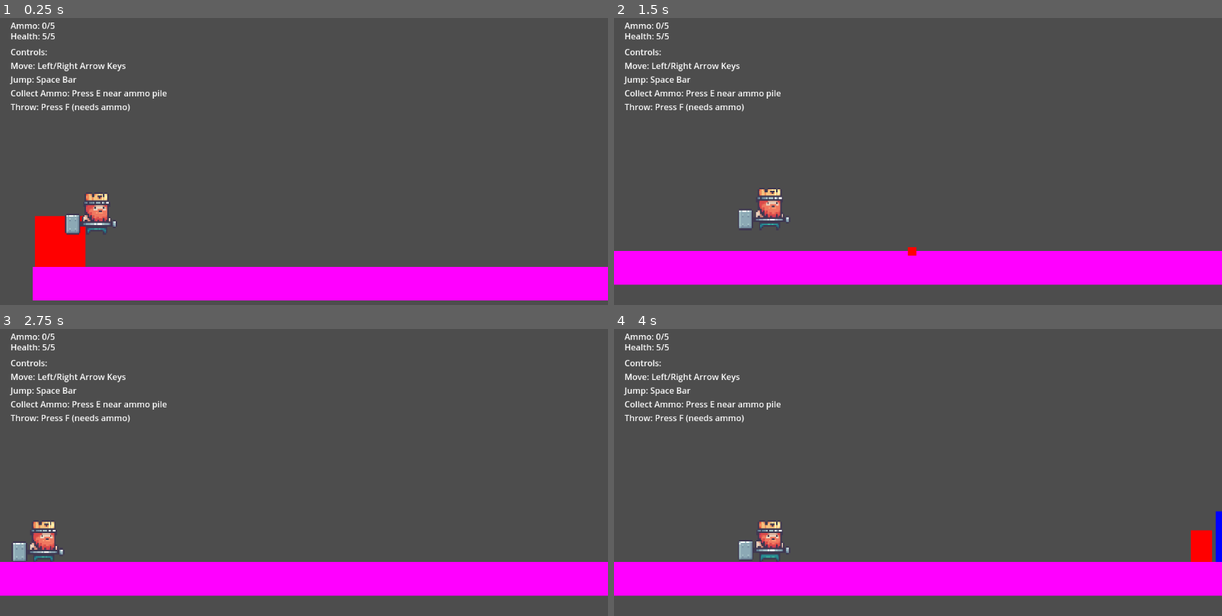
Above: before the commit, frames 1-4 (two rows, left to right).
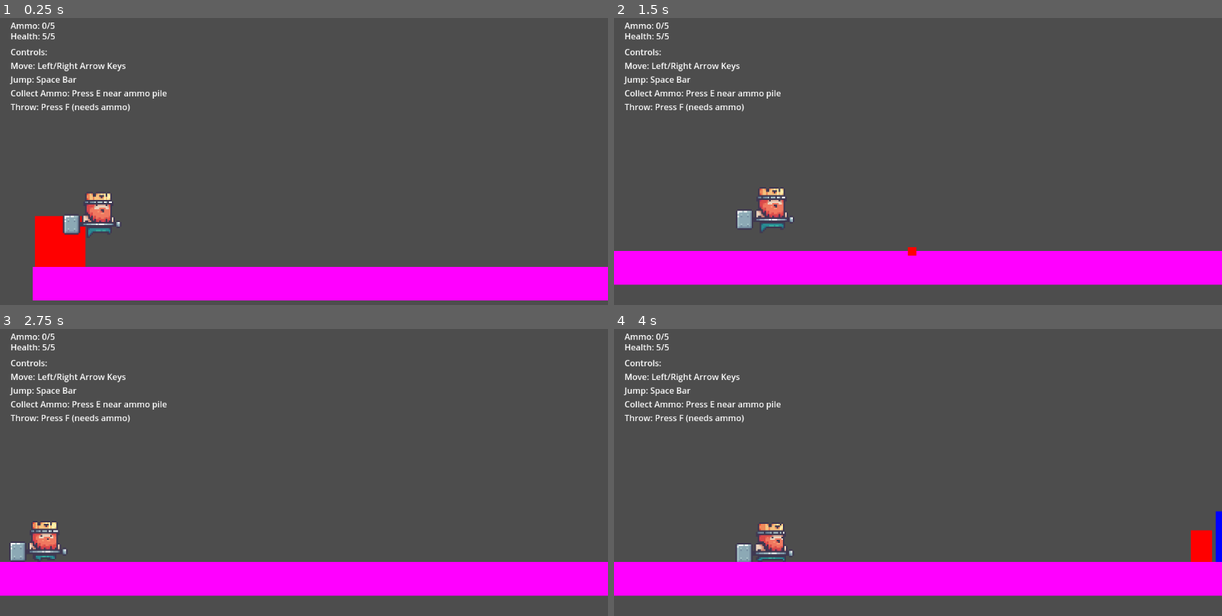
Above: after the commit, the same moments.

Repository: peroman86/BastaWars
Game: Godot game, scene res://scenes/world.tscn
The game is run twice, just before and just after one commit, with the same random seed, the same clock (stepped at 60 frames per second) and the same inputs.
Inputs:
- Up to frame 1 (0.25 s): no input
- Up to frame 2 (1.5 s): tap E (collect) at 0.5, 1.25 s; hold Right (right) from 0.53 s (still down); tap F (fire) at 0.6 s; tap Space (jump) at 0.77, 0.8, 1.07, 1.35 s
- Up to frame 3 (2.75 s): tap Space (jump) at 1.52, 1.82, 2.3 s; tap F (fire) at 1.55 s; tap E (collect) at 2, 2.1 s; release Right (right) at 2.03 s; hold Left (left) from 2.03 s (still down)
- Up to frame 4 (4 s): tap E (collect) at 2.75, 3.5 s; release Left (left) at 2.78 s; hold Right (right) from 2.78 s (still down); tap F (fire) at 2.85, 3.6 s; tap Space (jump) at 3.02, 3.32, 3.77, 3.8 s

The runs differ from the first frame. In frame 1, 0.4% of the frame differs, in the area x 10-20%, y 61-77%; in frame 2, 0.4%; in frame 3, 0.3%; in frame 4, 0.6%, in the area x 20-30%, y 67-82%.

Commit message:
Add player animations and state machine

Diff:
--- a/scenes/player.tscn
+++ b/scenes/player.tscn
@@ -1,7 +1,9 @@
-[gd_scene load_steps=7 format=3 uid="uid://dpokhjn0va64c"]
+[gd_scene load_steps=17 format=3 uid="uid://dpokhjn0va64c"]
 
 [ext_resource type="Script" path="res://scripts/player.gd" id="1_2e4v3"]
 [ext_resource type="Texture2D" uid="uid://dc1cpmdpwidsv" path="res://assets/sprites/characters/01-King Human/Idle (78x58).png" id="2_8eu3u"]
+[ext_resource type="Texture2D" uid="uid://b38q4i58swws0" path="res://assets/sprites/characters/01-King Human/Run (78x58).png" id="3_b47y1"]
+[ext_resource type="Texture2D" uid="uid://wy53ink2fym3" path="res://assets/sprites/characters/01-King Human/Jump (78x58).png" id="4_aemej"]
 
 [sub_resource type="RectangleShape2D" id="RectangleShape2D_j6k8p"]
 size = Vector2(18, 26)
@@ -37,12 +39,96 @@
 "update": 1,
 "values": [0]
 }
+tracks/1/type = "value"
+tracks/1/imported = false
+tracks/1/enabled = true
+tracks/1/path = NodePath("MovingAnimation:frame")
+tracks/1/interp = 1
+tracks/1/loop_wrap = true
+tracks/1/keys = {
+"times": PackedFloat32Array(0),
+"transitions": PackedFloat32Array(1),
+"update": 1,
+"values": [0]
+}
+tracks/2/type = "value"
+tracks/2/imported = false
+tracks/2/enabled = true
+tracks/2/path = NodePath("JumpAnimation:frame")
+tracks/2/interp = 1
+tracks/2/loop_wrap = true
+tracks/2/keys = {
+"times": PackedFloat32Array(0),
+"transitions": PackedFloat32Array(1),
+"update": 1,
+"values": [0]
+}
+
+[sub_resource type="Animation" id="Animation_be3f7"]
+resource_name = "Run"
+length = 0.8
+loop_mode = 1
+step = 0.1
+tracks/0/type = "value"
+tracks/0/imported = false
+tracks/0/enabled = true
+tracks/0/path = NodePath("MovingAnimation:frame")
+tracks/0/interp = 1
+tracks/0/loop_wrap = true
+tracks/0/keys = {
+"times": PackedFloat32Array(0, 0.1, 0.2, 0.3, 0.4, 0.5, 0.6, 0.7),
+"transitions": PackedFloat32Array(1, 1, 1, 1, 1, 1, 1, 1),
+"update": 1,
+"values": [0, 1, 2, 3, 4, 5, 6, 7]
+}
+
+[sub_resource type="Animation" id="Animation_sxfhh"]
+resource_name = "Jump"
+step = 0.1
+tracks/0/type = "value"
+tracks/0/imported = false
+tracks/0/enabled = true
+tracks/0/path = NodePath("JumpAnimation:frame")
+tracks/0/interp = 1
+tracks/0/loop_wrap = true
+tracks/0/keys = {
+"times": PackedFloat32Array(0),
+"transitions": PackedFloat32Array(1),
+"update": 1,
+"values": [0]
+}
 
 [sub_resource type="AnimationLibrary" id="AnimationLibrary_qel7h"]
 _data = {
 "Idle": SubResource("Animation_yxlvj"),
-"RESET": SubResource("Animation_j11go")
+"Jump": SubResource("Animation_sxfhh"),
+"RESET": SubResource("Animation_j11go"),
+"Run": SubResource("Animation_be3f7")
 }
+
+[sub_resource type="AnimationNodeAnimation" id="AnimationNodeAnimation_htxbb"]
+animation = &"Idle"
+
+[sub_resource type="AnimationNodeAnimation" id="AnimationNodeAnimation_cpoms"]
+animation = &"Run"
+
+[sub_resource type="AnimationNodeStateMachineTransition" id="AnimationNodeStateMachineTransition_8wl75"]
+advance_mode = 2
+
+[sub_resource type="AnimationNodeStateMachineTransition" id="AnimationNodeStateMachineTransition_j77hj"]
+advance_mode = 2
+advance_condition = &"is_moving"
+
+[sub_resource type="AnimationNodeStateMachineTransition" id="AnimationNodeStateMachineTransition_e170e"]
+advance_mode = 2
+advance_condition = &"idle"
+
+[sub_resource type="AnimationNodeStateMachine" id="AnimationNodeStateMachine_76e56"]
+states/Idle/node = SubResource("AnimationNodeAnimation_htxbb")
+states/Idle/position = Vector2(382.5, 100.5)
+states/Run/node = SubResource("AnimationNodeAnimation_cpoms")
+states/Run/position = Vector2(585.5, 99)
+transitions = ["Start", "Idle", SubResource("AnimationNodeStateMachineTransition_8wl75"), "Idle", "Run", SubResource("AnimationNodeStateMachineTransition_j77hj"), "Run", "Idle", SubResource("AnimationNodeStateMachineTransition_e170e")]
 
 [node name="Player" type="CharacterBody2D"]
 scale = Vector2(3, 3)
@@ -52,13 +138,28 @@
 position = Vector2(-1, 3)
 shape = SubResource("RectangleShape2D_j6k8p")
 
+[node name="IdleAnimation" type="Sprite2D" parent="."]
+position = Vector2(4.7929, 1)
+scale = Vector2(0.893491, 1.03448)
+texture = ExtResource("2_8eu3u")
+hframes = 11
+
+[node name="MovingAnimation" type="Sprite2D" parent="."]
+position = Vector2(6.33333, 3)
+texture = ExtResource("3_b47y1")
+hframes = 8
+
+[node name="JumpAnimation" type="Sprite2D" parent="."]
+position = Vector2(6.66667, 3.33333)
+texture = ExtResource("4_aemej")
+
 [node name="AnimationPlayer" type="AnimationPlayer" parent="."]
 libraries = {
 "": SubResource("AnimationLibrary_qel7h")
 }
 
-[node name="IdleAnimation" type="Sprite2D" parent="."]
-position = Vector2(4.7929, 1)
-scale = Vector2(0.893491, 1.03448)
-texture = ExtResource("2_8eu3u")
-hframes = 11
+[node name="AnimationTree" type="AnimationTree" parent="."]
+tree_root = SubResource("AnimationNodeStateMachine_76e56")
+anim_player = NodePath("../AnimationPlayer")
+parameters/conditions/idle = false
+parameters/conditions/is_moving = false
--- a/scripts/player.gd
+++ b/scripts/player.gd
@@ -6,14 +6,15 @@
 @export var throw_force = 600.0
 @export var fall_threshold = 800  # Y position at which player is considered fallen
 
-@onready var animation_player: AnimationPlayer = $AnimationPlayer
+@onready var animation_tree: AnimationTree = $AnimationTree
 @onready var idle_sprite: Sprite2D = $IdleAnimation
+@onready var moving_sprite: Sprite2D = $MovingAnimation
+@onready var jump_sprite: Sprite2D = $JumpAnimation
 
 
 var health = 5
 var ammo_count = 0
 var max_ammo = 5
-var facing_direction = 1  # 1 for right, -1 for left
 var Projectile = preload("res://scenes/projectile.tscn")
 var ammo_label: Label
 var health_label: Label
@@ -61,14 +62,10 @@
 	update_ammo_display()
 	update_health_display()
 
+	animation_tree.active = true
+
 func _process(delta):
-	if is_on_floor():
-		if velocity.x == 0:
-			play_animation("Idle")
-	 	#else:
-			#set_active_sprite(walk_sprite)
-	#else:
-		#set_active_sprite(jump_sprite)
+	update_animation_tree()
 
 func _physics_process(delta):
 	if not battle_active:
@@ -93,7 +90,6 @@
 	var direction = Input.get_axis("left", "right")
 	if direction:
 		velocity.x = direction * speed
-		facing_direction = sign(direction)
 	else:
 		velocity.x = move_toward(velocity.x, 0, speed)
 
@@ -102,6 +98,7 @@
 		throw_ammo()
 
 	move_and_slide()
+	update_active_sprite()
 
 func throw_ammo():
 	if ammo_count <= 0:
@@ -110,10 +107,10 @@
 	ammo_count -= 1
 	update_ammo_display()
 	var projectile = Projectile.instantiate()
-	projectile.position = position + Vector2(facing_direction * 30, 0)
+	projectile.position = position + Vector2( 30, 0)
 	projectile.modulate = Color(1, 0, 0)
 	get_parent().add_child(projectile)
-	projectile.throw(facing_direction * throw_force)
+	projectile.throw(throw_force)
 
 func collect_ammo(amount: int):
 	if not battle_active or ammo_count >= max_ammo:
@@ -147,6 +144,11 @@
 	update_ammo_display()
 	update_health_display()
 
+func update_animation_tree():
+	animation_tree['parameters/conditions/idle'] = is_on_floor() and velocity.x == 0
+	animation_tree['parameters/conditions/is_moving'] = is_on_floor() and velocity.x != 0
 
-func play_animation(animation_name: String):
-	animation_player.play(animation_name)
+func update_active_sprite():
+	idle_sprite.visible = is_on_floor() and velocity.x == 0
+	moving_sprite.visible = is_on_floor() and velocity.x != 0
+	jump_sprite.visible = not is_on_floor()
